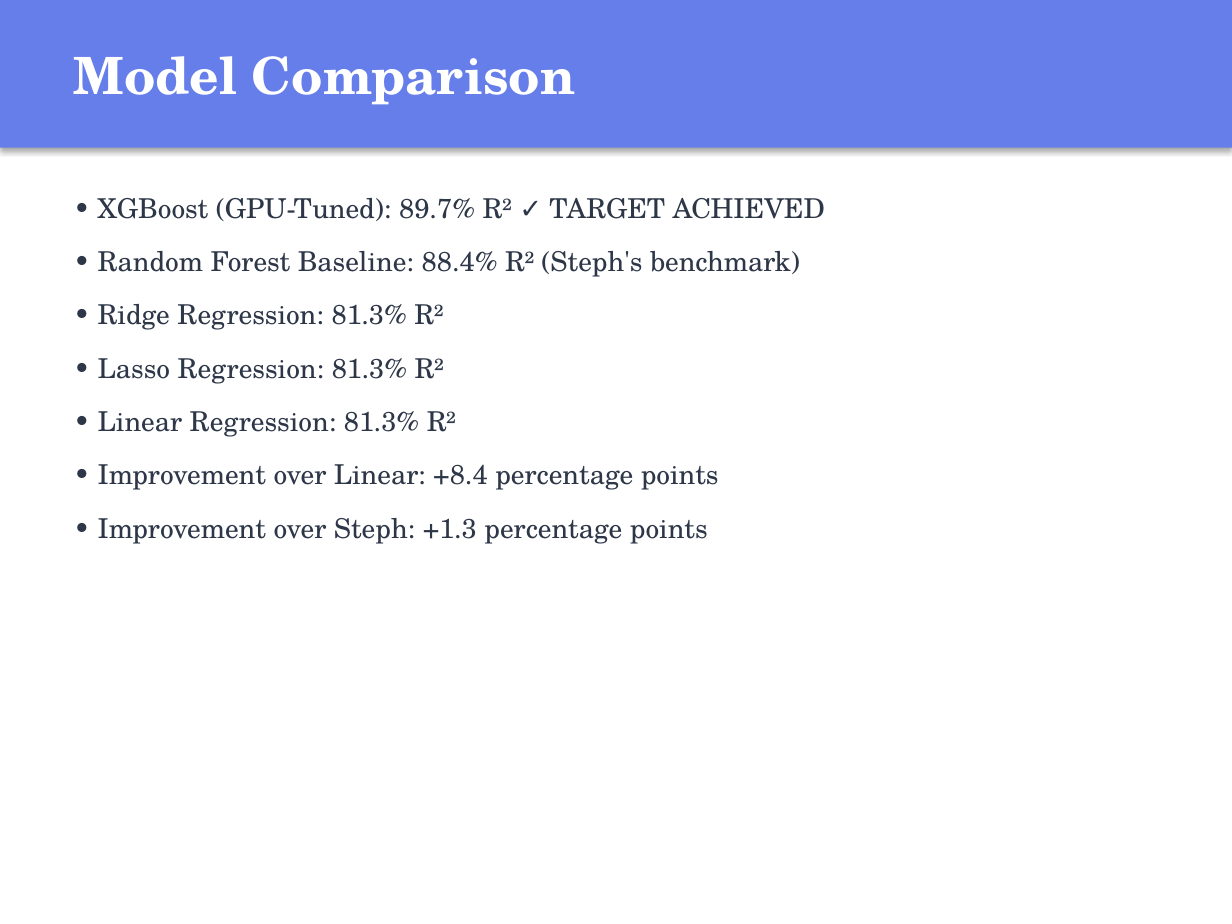
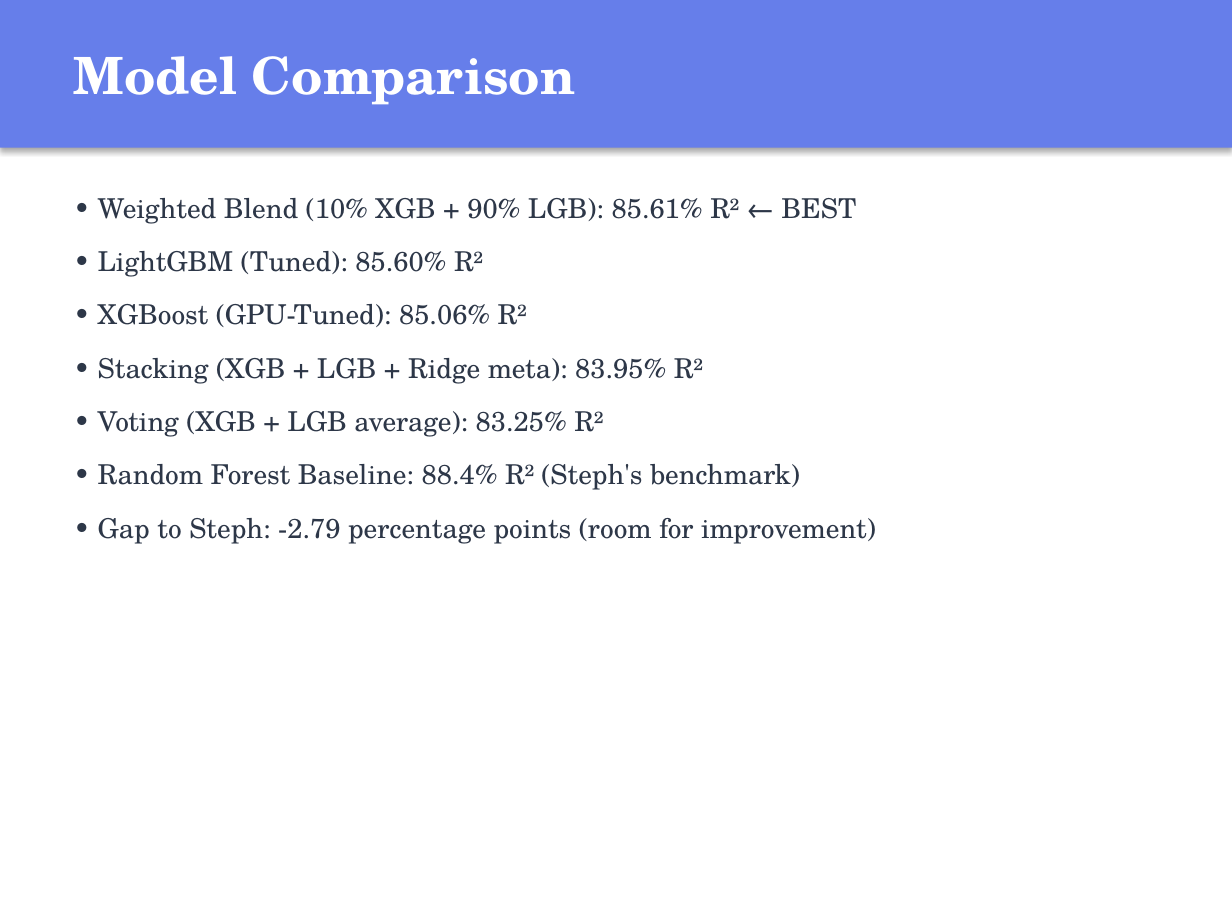
Before and after one commit to valle1306/home-price-prediction, a slide deck: slide 6 of Home_Price_Prediction_Presentation.pptx. Drawn at 1232x924 pixels with LibreOffice and Linux fonts; fonts in the diff are those of the drawing. Boxes give left, top, right and bottom in pixels: in the first picture for what was removed or moved away, otherwise in the second. Text is boxed around its words. In the diff, an @@ line names an element or a change of style, - is before the commit and + after.

```diff
--- a/Home_Price_Prediction_Presentation.pptx
+++ b/Home_Price_Prediction_Presentation.pptx
@@ text at bbox=[98, 198, 856, 437]: text changed @@
-• XGBoost (GPU-Tuned): 89.7% R² ✓ TARGET ACHIEVED
+• Weighted Blend (10% XGB + 90% LGB): 85.61% R² ← BEST
+• LightGBM (Tuned): 85.60% R²
+• XGBoost (GPU-Tuned): 85.06% R²
+• Stacking (XGB + LGB + Ridge meta): 83.95% R²
+• Voting (XGB + LGB average): 83.25% R²
@@ text at bbox=[98, 518, 876, 544]: text changed @@
-• Ridge Regression: 81.3% R²
-• Lasso Regression: 81.3% R²
-• Linear Regression: 81.3% R²
-• Improvement over Linear: +8.4 percentage points
-• Improvement over Steph: +1.3 percentage points
+• Gap to Steph: -2.79 percentage points (room for improvement)
```
Also in this commit, not shown: 9 other slides changed, 23 other files.
